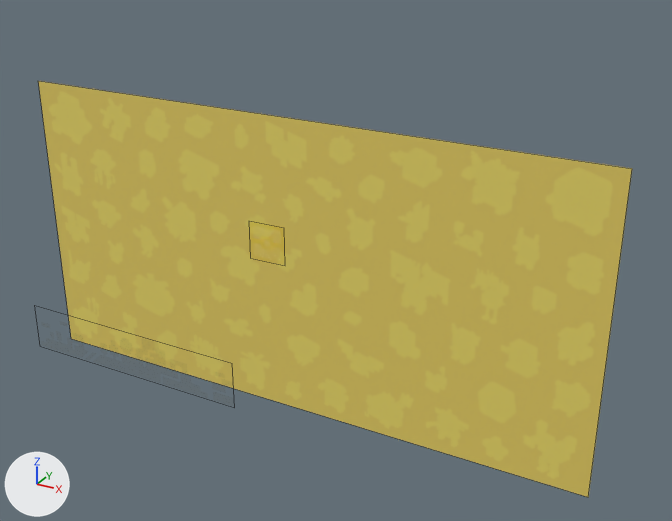
The FBX model Reference/Resources/Mesh/Animation/Loading/title_loading.fbx as it was, and as the next commit left it.
Rendered twice from a camera (50 mm lens) standing at (5.03, -8.13, 4.36) and looking at (0.59, -0.05, 0.32). The lights are fixed; the arrows at lower left show +X, +Y and +Z. Mesh edges are drawn as thin lines. Where no turn or scale is listed for an object, it has been applied to the vertices.

In view in the first picture: 'Splash'.
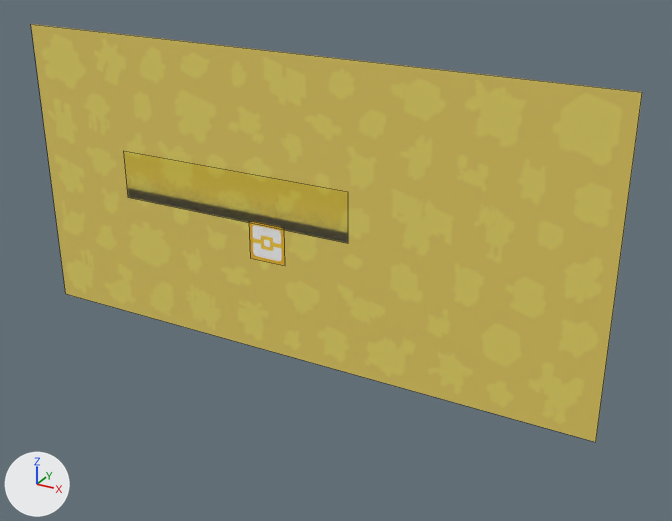
What changed in the scene script:
```text
Change mat_splash_island:
    remove n3 = _N.new('ShaderNodeTexImage'); n3.name = 'Image Texture.001'
    remove n3.image = img_splash_island_png
    where n0 = _N.new('ShaderNodeBsdfPrincipled'); n0.name = 'Principled BSDF'
    remove _L.new(n3.outputs[0], n0.inputs[4])  # 'Color' to 'Alpha'
Change ob_splash_island:
    ob_splash_island.location: (-1.08, -0.71, -0.93) -> (0.0, 0.0, 1.06)
Change ob_splash:
    ob_splash.location: (0.0, 0.0, 0.0) -> (0.0, 0.0, 0.68)
    ob_splash.scale: (0.00384, 0.00384, 0.00384) -> (0.00384, 0.00384, 0.004)
```

Boxes (x1, y1, x2, y2) around the edits, measured in the pictures (672 x 521 px):
'Splash', moved, rescaled
    before: (38, 81, 632, 497)
    after: (31, 24, 642, 442)
'Splash island', surface changed, moved (not visible before)
    after: (126, 175, 348, 243)
